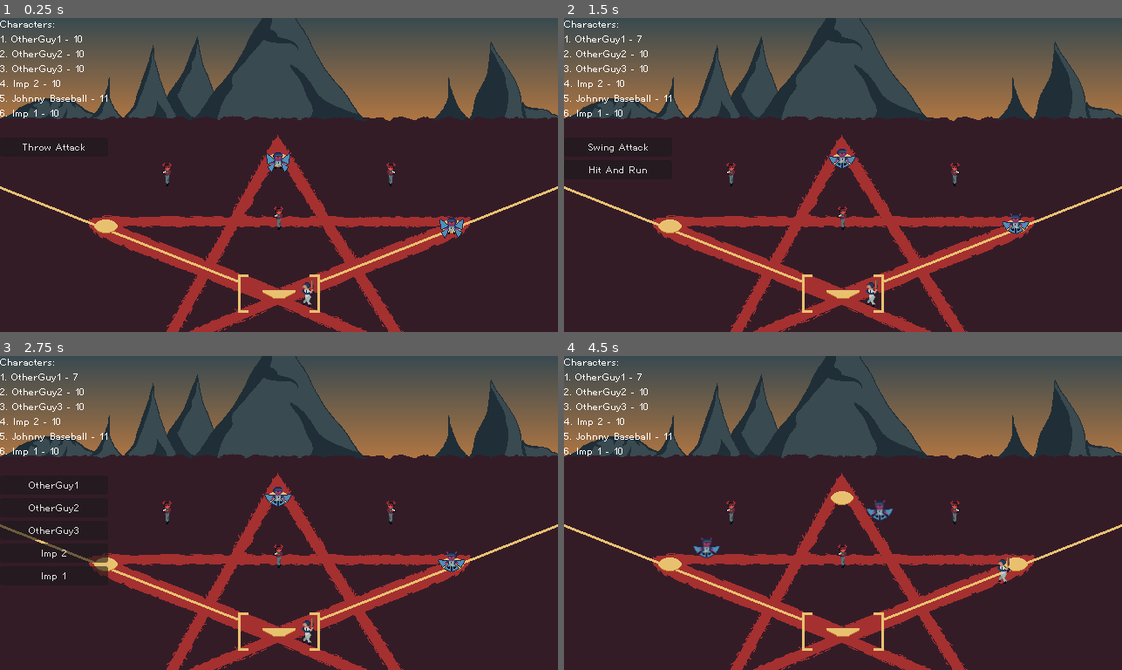
Above: before the commit, frames 1-4 (two rows, left to right).
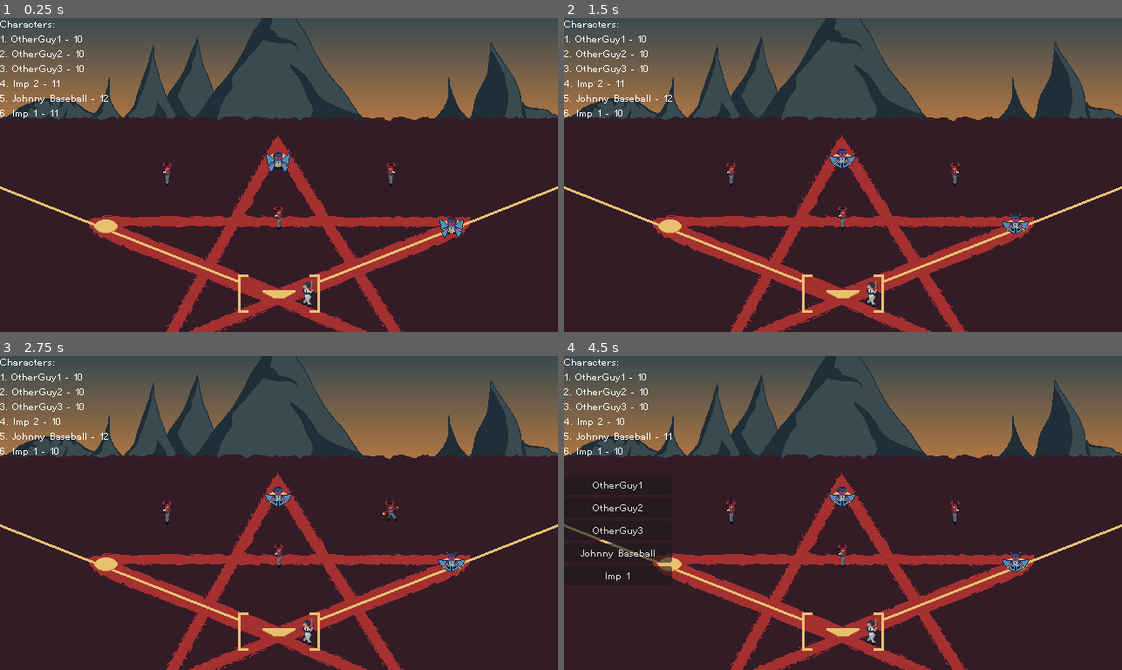
Above: after the commit, the same moments.

Repository: JacquesJajo/ludum-dare-59
Game: Godot game, scene res://scenes/game.tscn
Two runs of this game, one before a commit and one after it. Both use one fixed random seed, a clock stepped at 60 frames per second and the inputs below.
Inputs (mouse positions are in pixels of both pictures, inside the frame that each line leads up to):
- Up to frame 1 (0.25 s): no input
- Up to frame 2 (1.5 s): click (619, 146) at 0.5 s, where only the run before the commit has a clickable "Throw Attack"; click (619, 146) at 1.25 s, where only the run before the commit has a clickable "OtherGuy1"
- Up to frame 3 (2.75 s): click (55, 484) at 2 s, where only the run before the commit has a clickable "Swing Attack"
- Up to frame 4 (4.5 s): click (619, 506) at 2.75 s, where only the run before the commit has a clickable "OtherGuy2"; click (619, 484) at 4.25 s, where only the run after the commit has a clickable "Throw Attack"

The runs differ from the first frame. In frame 1, less than 0.1% of the frame differs, in the area x 4-20%, y 19-43%; in frame 2, 0.1%; in frame 3, 0.6%; in frame 4, 1.4%, in the area x 0-84%, y 5-92%.

Commit message:
nice throw animation and improved swing

Diff:
--- a/scenes/actions/throw_attack.gd
+++ b/scenes/actions/throw_attack.gd
@@ -3,6 +3,13 @@
 class_name ThrowAttack
 
 func do_action() -> void:
+	user.gfx.play("attack")
+	user.gfx.animation_finished.connect(_on_attack_animation_finished)
+
+func _on_attack_animation_finished() -> void:
+	user.gfx.animation_finished.disconnect(_on_attack_animation_finished)
+	user.gfx.play("default")
 	# TODO: hit roll based on throw stats
 	target.take_damage(user.strength)
+
 	action_complete.emit()
--- a/scenes/baseball_arena.tscn
+++ b/scenes/baseball_arena.tscn
@@ -36,6 +36,10 @@
 atlas = ExtResource("12_jjdn4")
 region = Rect2(96, 0, 32, 32)
 
+[sub_resource type="AtlasTexture" id="AtlasTexture_v7fmd"]
+atlas = ExtResource("12_jjdn4")
+region = Rect2(128, 0, 32, 32)
+
 [sub_resource type="SpriteFrames" id="SpriteFrames_jjdn4"]
 animations = [{
 "frames": [{
@@ -58,10 +62,13 @@
 }, {
 "duration": 1.0,
 "texture": SubResource("AtlasTexture_hnbne")
+}, {
+"duration": 1.0,
+"texture": SubResource("AtlasTexture_v7fmd")
 }],
 "loop": false,
 "name": &"swing",
-"speed": 10.0
+"speed": 5.0
 }]
 
 [node name="BaseballArena" type="Node2D"]
@@ -187,17 +194,19 @@
 
 [node name="JohnnyBaseball" parent="GFXManager" instance=ExtResource("11_owi6g")]
 sprite_frames = SubResource("SpriteFrames_jjdn4")
-animation = &"default"
+animation = &"swing"
 autoplay = "default"
 
 [node name="OtherGuy1" parent="GFXManager" instance=ExtResource("11_owi6g")]
 sprite_frames = ExtResource("13_jjdn4")
-animation = &"default"
-autoplay = "default"
+animation = &"attack"
+autoplay = "default"
+frame = 5
+frame_progress = 1.0
 
 [node name="OtherGuy2" parent="GFXManager" instance=ExtResource("11_owi6g")]
 sprite_frames = ExtResource("13_jjdn4")
-animation = &"default"
+animation = &"attack"
 autoplay = "default"
 
 [node name="OtherGuy3" parent="GFXManager" instance=ExtResource("11_owi6g")]
@@ -207,9 +216,8 @@
 
 [node name="Imp1" parent="GFXManager" instance=ExtResource("11_owi6g")]
 sprite_frames = ExtResource("14_w5lw3")
-animation = &"default"
-autoplay = "default"
-frame_progress = 0.322832
+animation = &"attack"
+autoplay = "default"
 
 [node name="Imp2" parent="GFXManager" instance=ExtResource("11_owi6g")]
 sprite_frames = ExtResource("14_w5lw3")
--- a/scenes/characters/character_manager.gd
+++ b/scenes/characters/character_manager.gd
@@ -26,6 +26,7 @@
 	character_index = 0
 	base_manager.build_list()
 	fielding_spots_manager.build_list()
+	gfx_manager.build_list()
 	var fielder_count: int = 0
 
 	for character: Character in character_list:
@@ -47,7 +48,7 @@
 
 	character_list.sort_custom(sort_initiative_desc)
 
-	action_manager.select_action(character_list[character_index])
+	$StartTimer.start()
 
 func sort_initiative_desc(a: Character, b: Character) -> bool:
 	if a.initiative < b.initiative:
@@ -99,3 +100,7 @@
 			character.base_index += 1
 			if character.base_index >= character.base_manager.bases.size() - 1:
 				character.base_index = -1
+
+
+func _on_start_timer_timeout() -> void:
+	action_manager.select_action(character_list[character_index])
--- a/scenes/characters/character_manager.tscn
+++ b/scenes/characters/character_manager.tscn
@@ -4,3 +4,9 @@
 
 [node name="CharacterManager" type="Node2D"]
 script = ExtResource("1_m1d8m")
+
+[node name="StartTimer" type="Timer" parent="."]
+wait_time = 0.1
+one_shot = true
+
+[connection signal="timeout" from="StartTimer" to="." method="_on_start_timer_timeout"]
--- a/scripts/character_sprite.gd
+++ b/scripts/character_sprite.gd
@@ -17,7 +17,7 @@
 var speed: float
 
 func _process(delta: float) -> void:
-	if position.x > 0.0:
+	if position.x > 0.0 and face_centre:
 		flip_h = true
 	else:
 		flip_h = false
--- a/scripts/gfx_manager.gd
+++ b/scripts/gfx_manager.gd
@@ -2,9 +2,9 @@
 
 class_name GFXManager
 
-var sprites: Array[Sprite2D]
+var sprites: Array[AnimatedSprite2D]
 
-func _ready() -> void:
+func build_list() -> void:
 	for child in get_children():
-		if child is Sprite2D:
+		if child is AnimatedSprite2D:
 			sprites.append(child)
--- a/sprites/demon.tres
+++ b/sprites/demon.tres
@@ -1,6 +1,30 @@
-[gd_resource type="SpriteFrames" load_steps=3 format=3 uid="uid://7wbxsrc6y3lo"]
+[gd_resource type="SpriteFrames" load_steps=9 format=3 uid="uid://7wbxsrc6y3lo"]
 
 [ext_resource type="Texture2D" uid="uid://cfp7eepee84os" path="res://sprites/spritesheet.png" id="1_yu540"]
+
+[sub_resource type="AtlasTexture" id="AtlasTexture_yu540"]
+atlas = ExtResource("1_yu540")
+region = Rect2(0, 64, 32, 32)
+
+[sub_resource type="AtlasTexture" id="AtlasTexture_dp8b2"]
+atlas = ExtResource("1_yu540")
+region = Rect2(32, 64, 32, 32)
+
+[sub_resource type="AtlasTexture" id="AtlasTexture_ra3iu"]
+atlas = ExtResource("1_yu540")
+region = Rect2(64, 64, 32, 32)
+
+[sub_resource type="AtlasTexture" id="AtlasTexture_kexk2"]
+atlas = ExtResource("1_yu540")
+region = Rect2(96, 64, 32, 32)
+
+[sub_resource type="AtlasTexture" id="AtlasTexture_ptda2"]
+atlas = ExtResource("1_yu540")
+region = Rect2(128, 64, 32, 32)
+
+[sub_resource type="AtlasTexture" id="AtlasTexture_efy32"]
+atlas = ExtResource("1_yu540")
+region = Rect2(160, 64, 32, 32)
 
 [sub_resource type="AtlasTexture" id="AtlasTexture_nfnxd"]
 atlas = ExtResource("1_yu540")
@@ -10,6 +34,29 @@
 animations = [{
 "frames": [{
 "duration": 1.0,
+"texture": SubResource("AtlasTexture_yu540")
+}, {
+"duration": 1.0,
+"texture": SubResource("AtlasTexture_dp8b2")
+}, {
+"duration": 1.0,
+"texture": SubResource("AtlasTexture_ra3iu")
+}, {
+"duration": 1.0,
+"texture": SubResource("AtlasTexture_kexk2")
+}, {
+"duration": 1.0,
+"texture": SubResource("AtlasTexture_ptda2")
+}, {
+"duration": 1.0,
+"texture": SubResource("AtlasTexture_efy32")
+}],
+"loop": false,
+"name": &"attack",
+"speed": 5.0
+}, {
+"frames": [{
+"duration": 1.0,
 "texture": SubResource("AtlasTexture_nfnxd")
 }],
 "loop": true,
--- a/sprites/imp.tres
+++ b/sprites/imp.tres
@@ -19,6 +19,17 @@
 "duration": 1.0,
 "texture": SubResource("AtlasTexture_gx2rp")
 }],
+"loop": false,
+"name": &"attack",
+"speed": 2.0
+}, {
+"frames": [{
+"duration": 1.0,
+"texture": SubResource("AtlasTexture_ek2gu")
+}, {
+"duration": 1.0,
+"texture": SubResource("AtlasTexture_gx2rp")
+}],
 "loop": true,
 "name": &"default",
 "speed": 2.0
Not shown: 1 places in scenes/baseball_arena.tscn that only renumber resources
Binary file changed: sprites/demon.aseprite
Binary file changed: sprites/johnny_baseball.aseprite
Binary file changed: sprites/spritesheet.aseprite
Binary file changed: sprites/spritesheet.png
